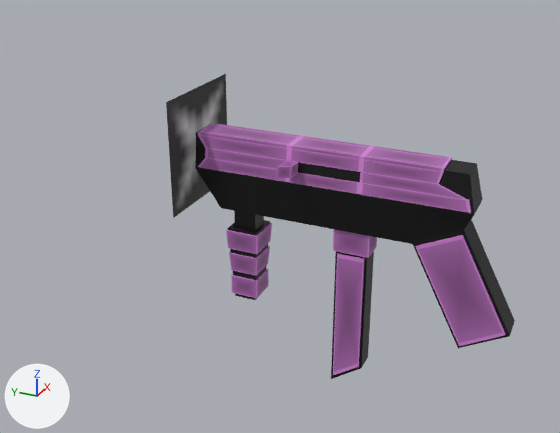
Renders of the Blender file share/shapes/alux/raptor.image.blend from each side of a commit.
Rendered twice from a 50 mm lens placed at (-1.019, -0.192, 0.276), pointed at (0.05, 0.289, -0.259). The axes (+X, +Y, +Z) are drawn at lower left. The lights are the same throughout.

Objects in the first picture: 'hud_a', 'hud_b', 'hud_c', 'hud_flash', 'hud_v', 'hud_w', 'hud_y', 'hud_z'.
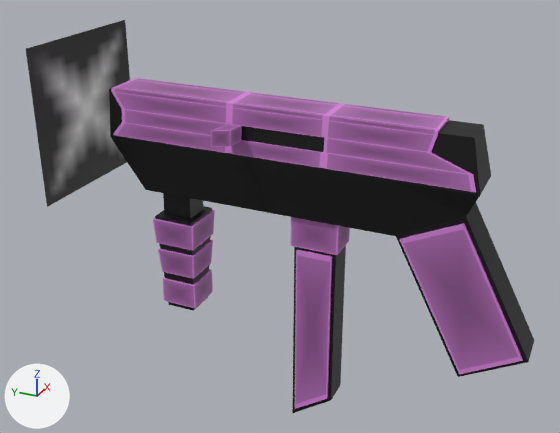
ob_s_shape is not drawn itself; it is the parent of ob_s_c, ob_hud_flash, ob_hud_flash_001, ob_s_a_001, ob_s_c_001, ob_s_b_002, ob_s_a_002, ob_s_b.
ob_hud_grip is not drawn itself; it is the parent of ob_hud_u, ob_hud_e, ob_hud_c, ob_hud_a, ob_hud_g_001, ob_hud_f_002, ob_hud_e_001, ob_hud_f_001.

What differs and where, as boxes [x1, y1, x2, y2] in the pictures (560 x 433 px):
'hud_a', rescaled (33% wider, 32% taller): before [195, 124, 515, 348]; after [109, 82, 534, 377]
'hud_v', rescaled (34% wider, 26% taller): before [198, 123, 471, 213]; after [111, 78, 476, 192]
'hud_flash', moved, rescaled (69% wider, 30% taller): before [166, 74, 227, 218]; after [26, 20, 130, 207]
'hud_w', rescaled (33% wider, 31% taller): before [333, 229, 377, 375]; after [291, 217, 350, 409]
'hud_z', rescaled (35% wider, 36% taller): before [415, 235, 506, 346]; after [400, 223, 523, 374]
'hud_y', rescaled (34% wider, 30% taller): before [226, 223, 272, 298]; after [153, 210, 215, 308]
'hud_c', rescaled (25% wider, 31% taller): before [331, 251, 374, 379]; after [292, 245, 346, 413]
'hud_b', rescaled (35% wider, 31% taller): before [228, 220, 270, 300]; after [155, 206, 212, 311]
'hud_u', rescaled (45% wider, 33% taller): before [277, 161, 298, 178]; after [211, 124, 242, 147]

What changed in the scene script:
```text
Change ob_s_shape:
    ob_s_shape.location: (-0.104, -0.00714, -0.297) -> (-0.186, 0.0411, -0.307)
    ob_s_shape.scale: (1.0, 1.0, 1.0) -> (1.36, 1.36, 1.36)
Change ob_hud_grip:
    ob_hud_grip.scale: (1.0, 1.0, 1.0) -> (1.36, 1.36, 1.36)
```
